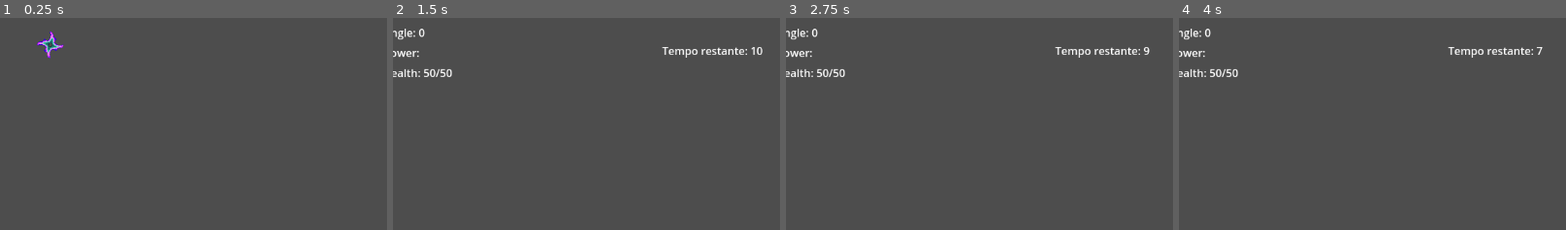
Above: before the commit, frames 1-4 (left to right).
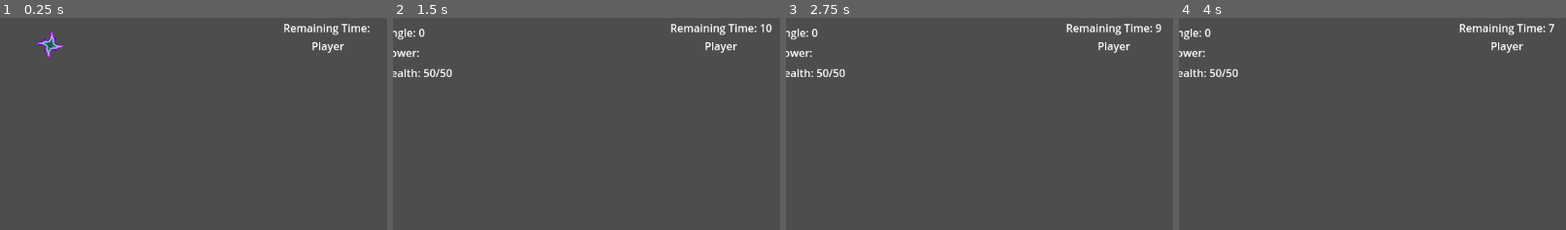
Above: after the commit, the same moments.

Repository: DanSantos8/godot-go-gunner
Game: Godot game, scene res://Scenes/arena.tscn
Same seed, same stepped clock (60 frames per second), same inputs: the game is played once before the commit and once after it.
Inputs:
- Up to frame 1 (0.25 s): no input
- Up to frame 2 (1.5 s): hold D (move_right) from 0.53 s (still down); tap S (aim_down) at 0.6 s; tap Up (aim_up) at 1.35 s
- Up to frame 3 (2.75 s): release D (move_right) at 2.03 s; hold Left (move_left) from 2.03 s (still down); hold Space (charge) from 2.03 s (still down)
- Up to frame 4 (4 s): release Left (move_left) at 2.78 s; release Space (charge) at 2.78 s; hold D (move_right) from 2.78 s (still down); tap S (aim_down) at 2.85 s; tap Up (aim_up) at 3.6 s
The pictures show only the part of the screen within x 4-54%, y 0-50%; the shares and areas given below are measured in that part.

The runs differ from the first frame. In frame 1, 0.7% of the frame differs, in the area x 73-96%, y 2-17%; in frame 2, 1.2%, in the area x 69-98%, y 2-19%; in frame 3, 1.1%; in frame 4, 1.1%.

Commit message:
adding timer and player name

Diff:
--- a/Scenes/arena.tscn
+++ b/Scenes/arena.tscn
@@ -11,6 +11,7 @@
 [ext_resource type="Script" uid="uid://culovwnqsw7fr" path="res://Scripts/Battle/states/projectile_flying_state.gd" id="9_xrytr"]
 [ext_resource type="Script" uid="uid://d2g6ang5flj14" path="res://Scripts/Battle/states/explosion_state.gd" id="10_iyva0"]
 [ext_resource type="Script" uid="uid://bbcpexojadrdx" path="res://Scripts/Battle/states/turn_end_state.gd" id="10_stc3i"]
+[ext_resource type="Script" uid="uid://c2euryxsnw0s" path="res://Scripts/turn_timer_hud.gd" id="12_2cush"]
 
 [sub_resource type="Curve2D" id="Curve2D_1v1nj"]
 _data = {
@@ -70,9 +71,20 @@
 metadata/_custom_type_script = "uid://bbcpexojadrdx"
 
 [node name="TurnTimerHUD" type="CanvasLayer" parent="."]
+script = ExtResource("12_2cush")
 
-[node name="TimerLabel" type="Label" parent="TurnTimerHUD"]
-offset_left = 442.0
-offset_top = 53.0
-offset_right = 482.0
-offset_bottom = 76.0
+[node name="VBoxContainer" type="VBoxContainer" parent="TurnTimerHUD"]
+offset_left = 419.0
+offset_top = 19.0
+offset_right = 641.0
+offset_bottom = 69.0
+
+[node name="TimerLabel" type="Label" parent="TurnTimerHUD/VBoxContainer"]
+layout_mode = 2
+text = "Remaining Time: "
+horizontal_alignment = 1
+
+[node name="PlayerTurnLabel" type="Label" parent="TurnTimerHUD/VBoxContainer"]
+layout_mode = 2
+text = "Your turn"
+horizontal_alignment = 1
--- a/Scripts/Battle/battle_manager.gd
+++ b/Scripts/Battle/battle_manager.gd
@@ -12,8 +12,8 @@
 # Battle data
 var players: Array[Player] = []
 var current_player_index: int = 0
-var turn_timer: float = 10.5
-var max_turn_time: float = 10.5
+var turn_timer: float = 11
+var max_turn_time: float = 11
 var wind_force: Vector2 = Vector2.ZERO
 var current_projectile: RigidBody2D = null
 
--- a/Scripts/Battle/states/explosion_state.gd
+++ b/Scripts/Battle/states/explosion_state.gd
@@ -15,7 +15,7 @@
 		MessageBus.battle_event.connect(_on_battle_event)
 
 	# Processa efeitos da explosão
-	_process_explosion_effects()
+	_finish_explosion()
 
 func execute(delta: float):
 	# Aguarda efeitos visuais terminarem
@@ -23,7 +23,7 @@
 
 	if explosion_timer <= 0:
 		log_state("Explosão finalizada - passando turno...")
-		_finish_explosion()
+		state_machine.end_turn()
 
 func exit():
 	log_state("Saindo do Explosion...")
@@ -34,35 +34,14 @@
 
 # ===== EXPLOSION PROCESSING =====
 
-func _process_explosion_effects():
-	"""Processa todos os efeitos da explosão"""
-	log_state("Processando efeitos da explosão...")
-
-	# Por enquanto, só aguarda o timer
-	# TODO: Adicionar partículas, screen shake, etc.
-
-	# Emite evento para outros sistemas saberem que explosão começou
-	MessageBus.emit_battle_event("explosion_started", {
-		"current_player": get_current_player()
-	})
-	_finish_explosion()
-
 func _finish_explosion():
-	"""Finaliza a explosão e passa o turno"""
-
-	# Emite evento de explosão finalizada
-	MessageBus.emit_battle_event("explosion_finished", {
-		"current_player": get_current_player()
-	})
-
-	# Transição para fim de turno
+	await get_tree().create_timer(1.0).timeout
 	state_machine.end_turn()
 
 # ===== EVENT HANDLERS =====
 
 func _on_battle_event(event_type: String, data: Dictionary):
 	# Escuta eventos durante a explosão se necessário
-	print("ENTROU???")
 	match event_type:
 		"terrain_destruction_complete":
 			log_state("Destruição de terreno finalizada")
--- a/Scripts/Battle/states/projectile_flying_state.gd
+++ b/Scripts/Battle/states/projectile_flying_state.gd
@@ -12,6 +12,8 @@
 	# Reset timer de segurança
 	safety_timer = max_flight_time
 
+	MessageBus.projectile_collision.connect(_on_projectile_explosion)
+
 func execute(delta: float):
 	# Timer de segurança - evita projétil "eterno"
 	safety_timer -= delta
@@ -22,3 +24,7 @@
 
 func exit():
 	log_state("Saindo do ProjectileFlying...")
+	MessageBus.projectile_collision.disconnect(_on_projectile_explosion)
+
+func _on_projectile_explosion(collision_type: String, position: Vector2, target: Node):
+	state_machine.explosion_occurred()
--- a/Scripts/Battle/states/waiting_input_state.gd
+++ b/Scripts/Battle/states/waiting_input_state.gd
@@ -2,8 +2,6 @@
 
 var turn_timer: float = BattleManager.turn_timer
 var max_turn_time: float = BattleManager.max_turn_time
-
-@onready var TimerLabel = $"../../TurnTimerHUD/TimerLabel"
 
 func enter():
 	log_state("Aguardando input do player " + str(battle_manager.current_player_index))
@@ -20,8 +18,7 @@
 
 func execute(delta: float):
 	turn_timer -= delta
-
-	TimerLabel.text = "Tempo restante: " + str(roundi(turn_timer))
+	MessageBus.turn_timer.emit(turn_timer)
 
 	if turn_timer <= 0:
 		log_state("⏰ Timeout! Passando turno...")
@@ -42,7 +39,7 @@
 
 		if shooter == current_player:
 			log_state("✅ Tiro válido de " + shooter.name)
-			state_machine.end_turn()
+			state_machine.projectile_launched()
 		else:
 			log_state("❌ Tiro inválido! Player " + shooter.name + " não é o atual")
 
--- a/Scripts/explosion_area.gd
+++ b/Scripts/explosion_area.gd
@@ -12,7 +12,8 @@
 		destruction_data.radius = 15.0
 
 func _on_body_entered(body: Node2D) -> void:
-	# print("💥 EXPLOSION AREA detectou: ", body.name, " | Tipo: ", body.get_class())
+	print("💥 EXPLOSION AREA detectou: ", body.name, " | Tipo: ", body.get_class())
+	MessageBus.emit_projectile_collision(body.name, global_position, body)
 
 	if body.name == "Terrain":
 		# print("🌍 Destruindo terreno...")
@@ -22,7 +23,6 @@
 			terrain_container.apply_destruction(global_position, destruction_data)
 		else:
 			print("TerrainContainer não encontrado!")
-
 		get_parent().queue_free()
 
 	elif body is Player:
--- a/Scripts/message_bus.gd
+++ b/Scripts/message_bus.gd
@@ -7,6 +7,7 @@
 # Signal específico para colisão de projétil
 signal projectile_collision(collision_type: String, position: Vector2, target: Node)
 
+signal turn_timer(seconds: int)
 # ===== EMIT METHODS =====
 func emit_battle_event(event_type: String, data: Dictionary):
 	battle_event.emit(event_type, data)
--- a/Scripts/projectile.gd
+++ b/Scripts/projectile.gd
@@ -1,4 +1,3 @@
-# Scripts/projectile.gd - UPDATED
 extends RigidBody2D
 
 @onready var sprite: AnimatedSprite2D = $ProjectileAnimation
@@ -15,9 +14,6 @@
 
 func _ready() -> void:
 	angular_velocity = spin_speed
-
-	# Conecta sinais de colisão
-	body_entered.connect(_on_body_collision)
 
 	# Conecta área de explosão
 	if explosion_area:
@@ -37,50 +33,10 @@
 	var initial_velocity = Vector2(cos_value * velocity_magnitude, sin_value * velocity_magnitude)
 	linear_velocity = initial_velocity
 
-# ===== COLLISION DETECTION =====
-
-func _on_body_collision(body: Node):
-	if has_collided:
-		return
-
-	has_collided = true
-
-	if body.is_in_group("terrain_manager"):
-		_handle_terrain_collision(body)
-	elif body is Player:
-		_handle_player_collision(body)
-	else:
-		_handle_generic_collision(body)
-
 func _on_explosion_area_entered(body: Node):
 	# Área de explosão detecta terrain para destruição
 	# Mas não causa auto-destruição do projétil
 	pass
-
-func _handle_terrain_collision(terrain: Node):
-	print("🎯 [PROJECTILE] Colidiu com terreno")
-
-	MessageBus.emit_projectile_collision("terrain", global_position, terrain)
-
-	_destroy_projectile()
-
-func _handle_player_collision(player: Player):
-	print("🎯 [PROJECTILE] Colidiu com player: ", player.name)
-
-	# Emite signal específico
-	MessageBus.emit_projectile_collision("player", global_position, player)
-
-	# Auto-destruição
-	_destroy_projectile()
-
-func _handle_generic_collision(body: Node):
-	print("🎯 [PROJECTILE] Colisão genérica com: ", body.name)
-
-	# Emite signal genérico
-	MessageBus.emit_projectile_collision("generic", global_position, body)
-
-	# Auto-destruição
-	_destroy_projectile()
 
 # ===== BOUNDARY DETECTION =====
 
--- /dev/null
+++ b/Scripts/turn_timer_hud.gd
@@ -0,0 +1,16 @@
+extends CanvasLayer
+
+@onready var TimerLabel: Label = $VBoxContainer/TimerLabel
+@onready var PlayerTurnLabel: Label = $VBoxContainer/PlayerTurnLabel
+
+func _ready():
+	MessageBus.turn_timer.connect(_update_timer_label)
+
+func _process(delta: float) -> void:
+	_update_player_turn_label()
+
+func _update_timer_label(seconds: int):
+	TimerLabel.text = "Remaining Time: " + str(roundi(seconds))
+
+func _update_player_turn_label():
+	PlayerTurnLabel.text = BattleManager.get_current_player().name
--- a/project.godot
+++ b/project.godot
@@ -21,7 +21,6 @@
 MessageBus="*res://Scripts/message_bus.gd"
 BattleManager="*res://Scripts/Battle/battle_manager.gd"
 CameraController="*res://Scripts/Singleton/camera_controller.gd"
-TurnTimerHud="*res://Scripts/UI/turn_timer_hud.gd"
 
 [input]
 
Not shown: 1 places in Scenes/arena.tscn that only renumber resources
Not shown, added: Scripts/turn_timer_hud.gd.uid
